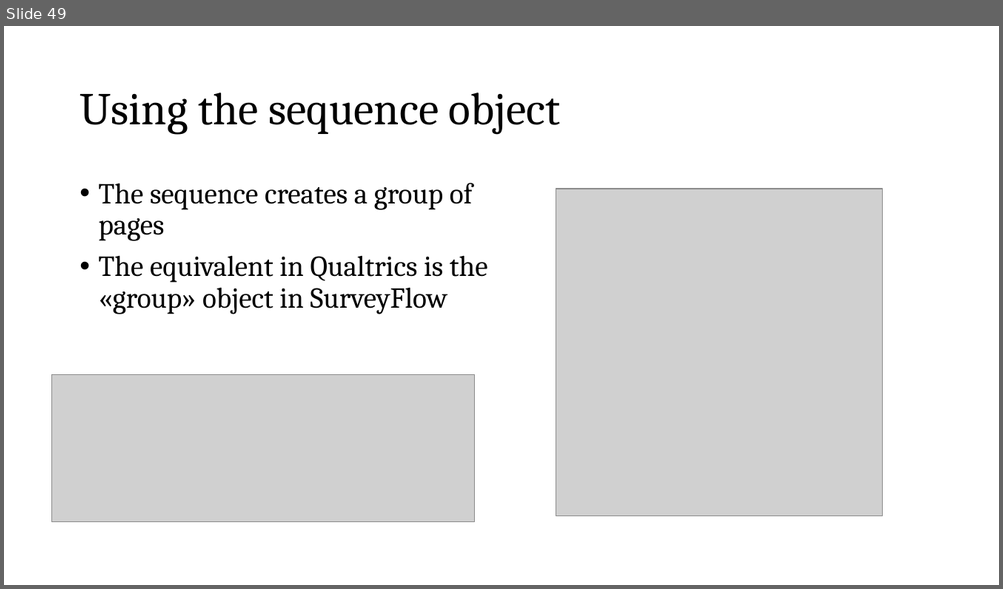
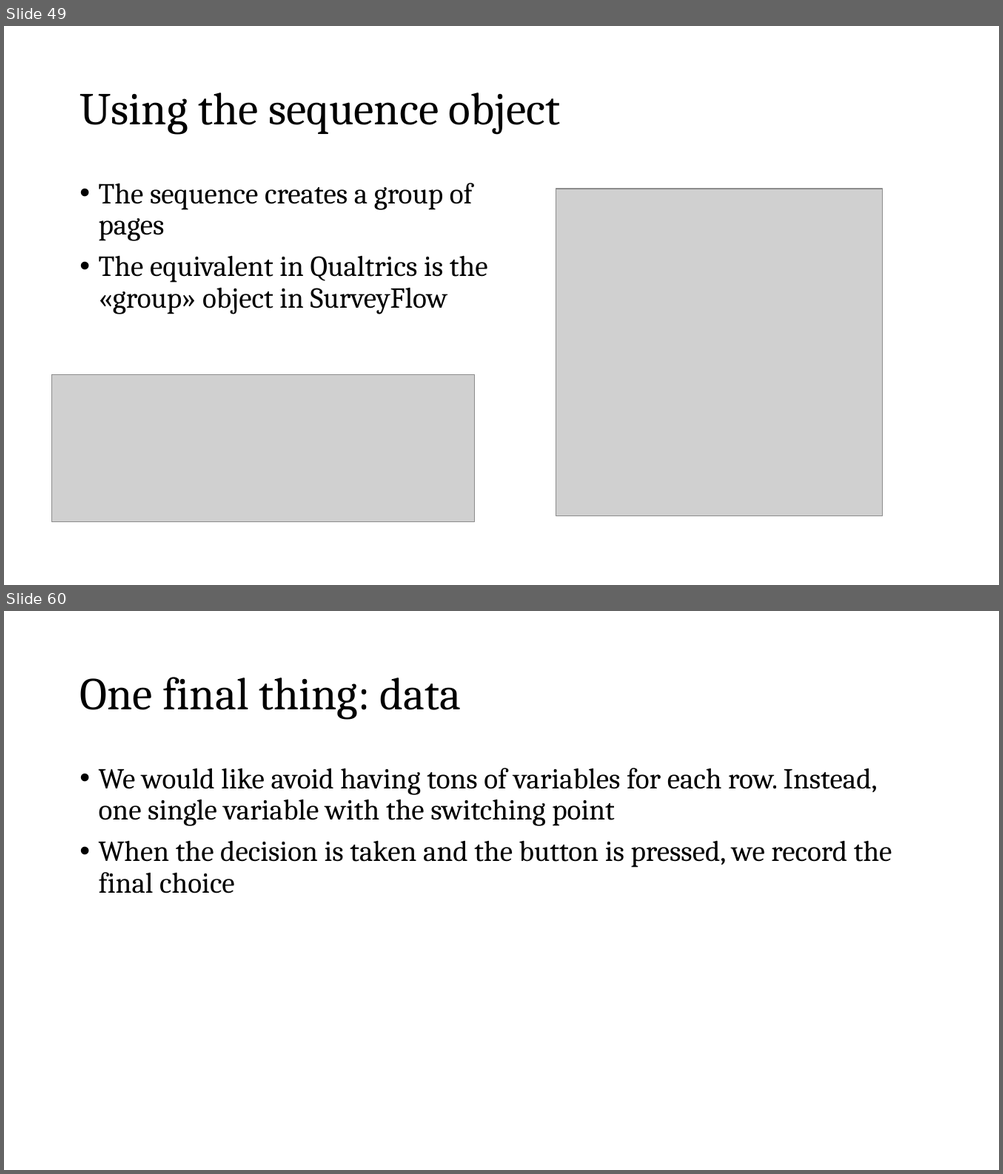
Before and after one commit to fbogliacino/labjsCourse, a slide deck: slides/Slides Labjs.pptx. Shown one above the other, each under a label of ours: slide 49 before the commit, slides 49 and 60 after it; the slides between them are not shown. The pictures are 1003x589 and 1003x1174 pixels, drawn with LibreOffice and Linux fonts; fonts in the diff are those of the drawing; grey boxes stand for pictures. Boxes give left, top, right and bottom in pixels: in the first picture for what was removed or moved away, otherwise in the second. Text is boxed around its words. In the diff, an @@ line names an element or a change of style, - is before the commit and + after.

```diff
--- a/slides/Slides Labjs.pptx
+++ b/slides/Slides Labjs.pptx
@@ slide 60 added at [4, 611, 999, 1170], background #FFFFFF @@
@@ title added at [79, 677, 461, 720], 44 pt, text #000000 @@
+One final thing: data
@@ text added at [99, 768, 892, 894], 28 pt, text #000000 @@
+• We would like avoid having tons of variables for each row. Instead, one single variable with the switching point
+• When the decision is taken and the button is pressed, we record the final choice
```
Also in this commit, not shown: 1 slide changed, 15 other slides added, 1 slide removed, 1 other file.
